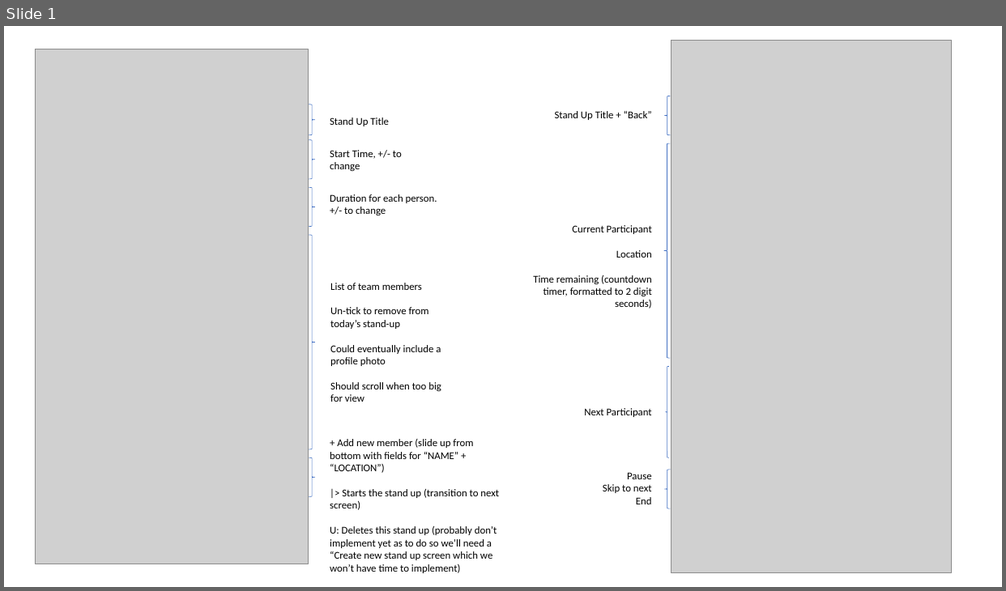
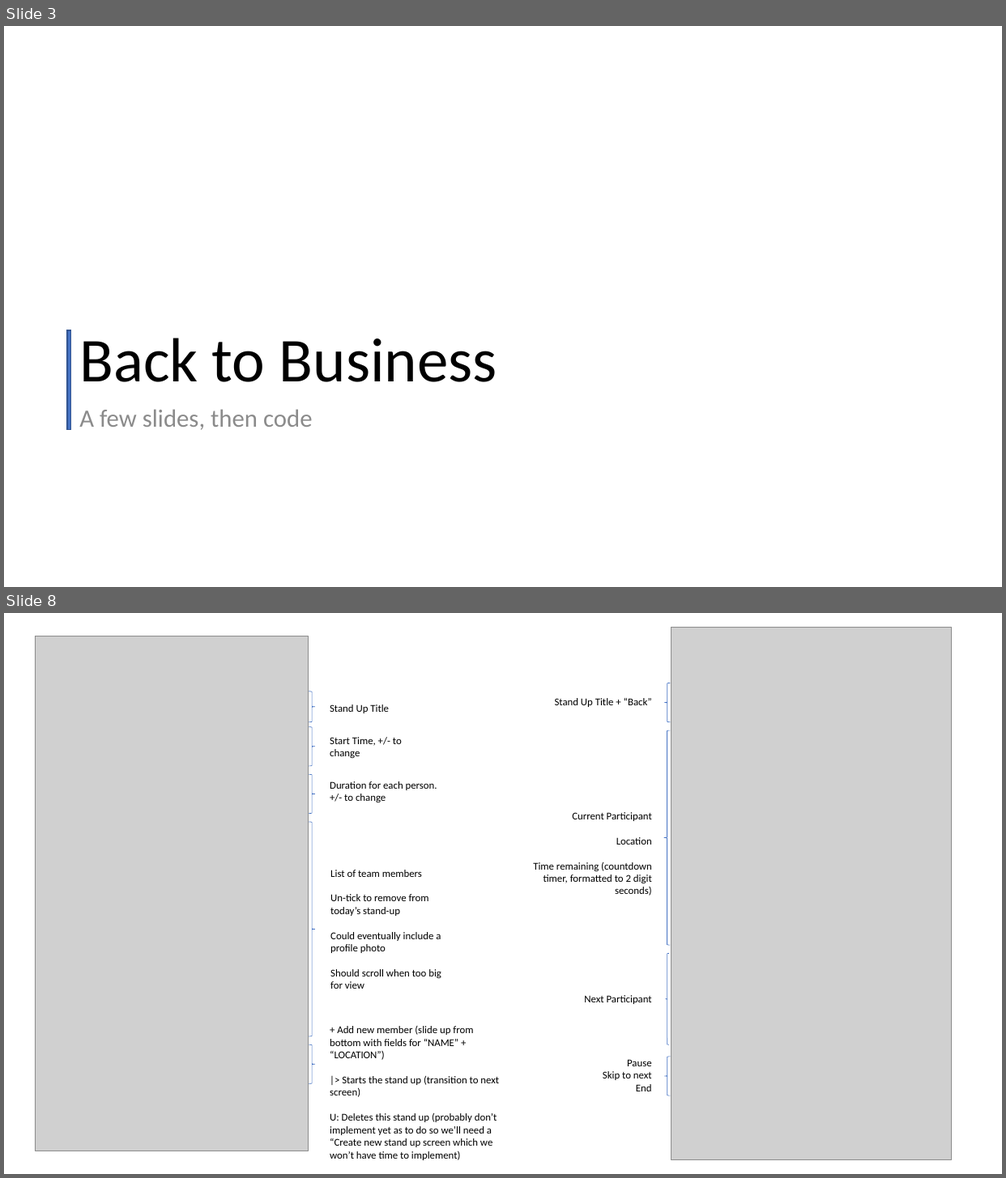
Before and after one commit to davefielding/stand-original, a slide deck: design/basic-design.pptx. Shown one above the other, each under a label of ours: slide 1 before the commit, slides 3 and 8 after it; the slides between them are not shown. The pictures are 1006x591 and 1006x1178 pixels, drawn with LibreOffice and Linux fonts; fonts in the diff are those of the drawing; grey boxes stand for pictures. Boxes give left, top, right and bottom in pixels: in the first picture for what was removed or moved away, otherwise in the second. Text is boxed around its words. In the diff, an @@ line names an element or a change of style, - is before the commit and + after.

```diff
--- a/design/basic-design.pptx
+++ b/design/basic-design.pptx
@@ slide 3 added at (x1=4, y1=26, x2=1002, y2=587), background #FFFFFF @@
@@ rectangle added at (x1=67, y1=331, x2=70, y2=430), fill #4472C4, outline #325491 1 pt @@
@@ title added at (x1=79, y1=338, x2=497, y2=382), 60 pt, text #000000 @@
+Back to Business
@@ text added at (x1=79, y1=409, x2=313, y2=430), 24 pt, text #8C8C8C @@
+A few slides, then code
@@ what was slide 1 is now slide 8 @@
```
Also in this commit, not shown: 12 other slides added.
